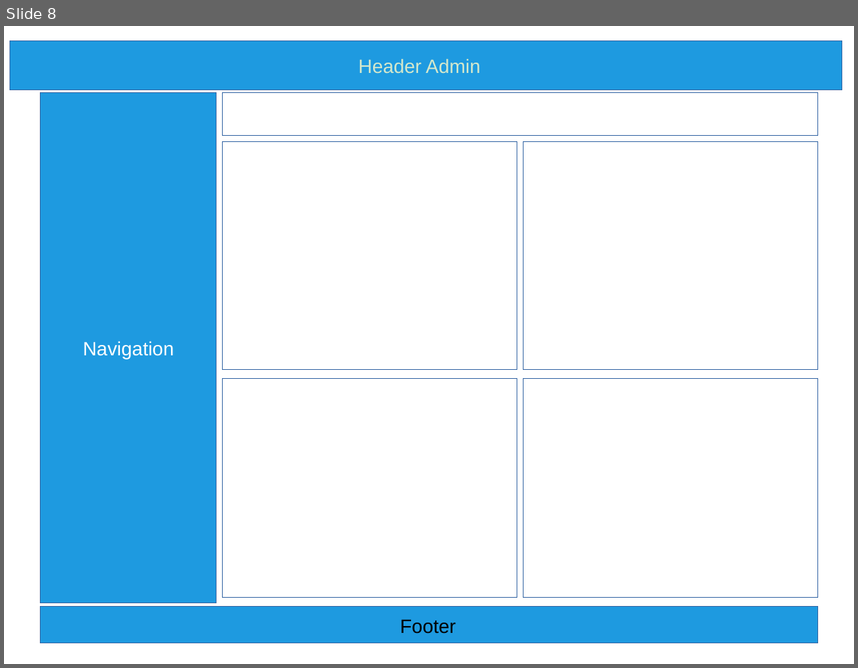
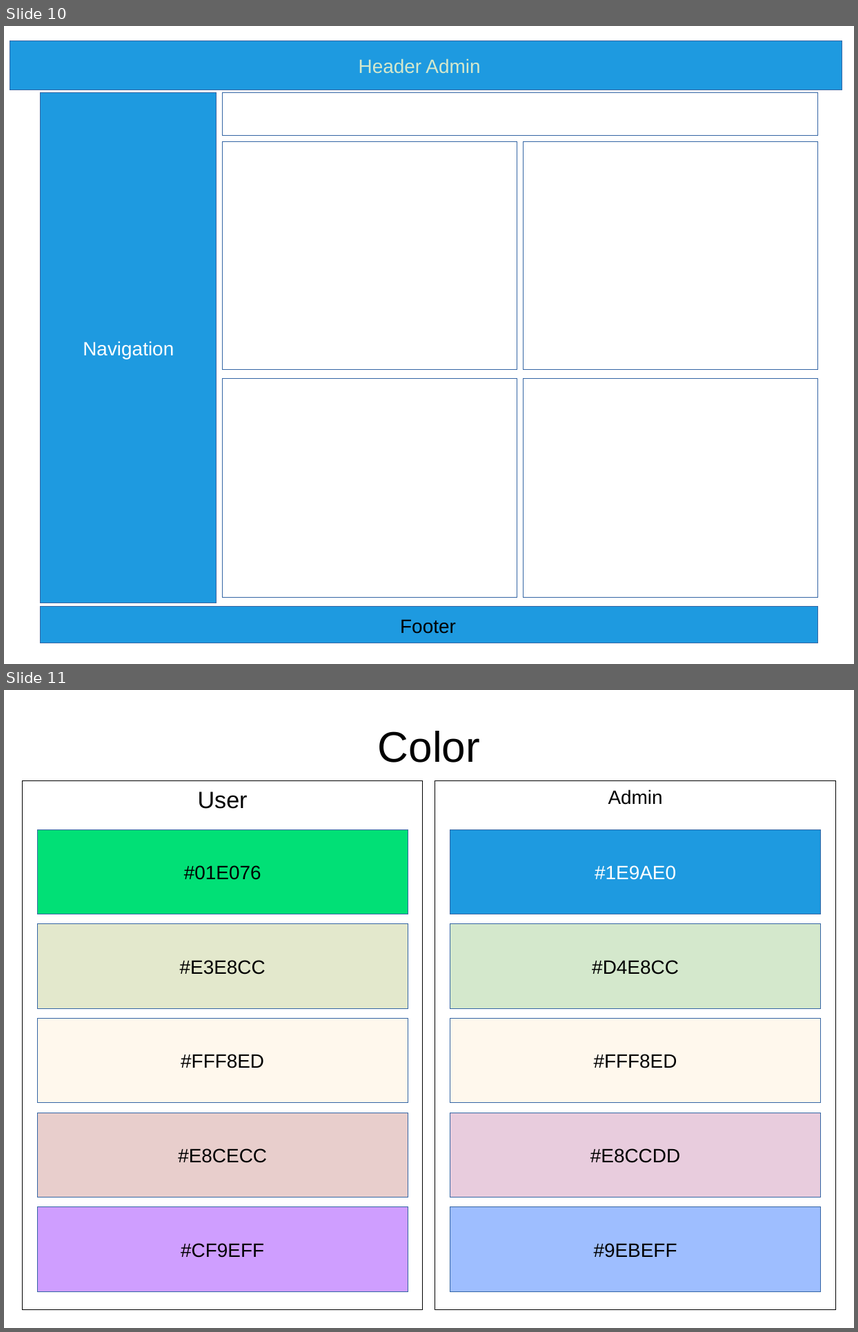
Before and after one commit to bruasu/DAWII-Bruno, a slide deck: schedule/prototype PetShop.odp. Shown one above the other, each under a label of ours: slide 8 before the commit, slides 10 and 11 after it. The pictures are 858x668 and 858x1332 pixels, drawn with LibreOffice and Linux fonts; fonts in the diff are those of the drawing. Boxes give left, top, right and bottom in pixels: in the first picture for what was removed or moved away, otherwise in the second. Text is boxed around its words. In the diff, an @@ line names an element or a change of style, - is before the commit and + after.

```diff
--- a/schedule/prototype PetShop.odp
+++ b/schedule/prototype PetShop.odp
@@ slide 11 added at box(4, 690, 854, 1328), background #FFFFFF @@
@@ title added at box(378, 731, 480, 762), 40 pt, text #000000 @@
+Color
@@ rectangle added at box(23, 781, 424, 1310), fill #FFFFFF, outline #000000 0 pt, 22 pt, text #000000 @@
+User
@@ rectangle added at box(435, 781, 836, 1310), fill #FFFFFF, outline #000000 0 pt, 18 pt, text #000000 @@
+Admin
@@ rectangle added at box(37, 829, 408, 914), fill #01E076, outline #3465A4 0 pt, 18 pt, text #000000 @@
+#01E076
@@ rectangle added at box(450, 829, 821, 914), fill #1E9AE0, outline #3465A4 0 pt, 18 pt, text #FFFFFF @@
+#1E9AE0
@@ rectangle added at box(37, 924, 408, 1009), fill #E3E8CC, outline #3465A4 0 pt, 18 pt, text #000000 @@
+#E3E8CC
@@ rectangle added at box(450, 924, 821, 1009), fill #D4E8CC, outline #3465A4 0 pt, 18 pt, text #000000 @@
+#D4E8CC
@@ rectangle added at box(37, 1018, 408, 1103), fill #FFF8ED, outline #3465A4 0 pt, 18 pt, text #000000 @@
+#FFF8ED
@@ rectangle added at box(450, 1018, 821, 1103), fill #FFF8ED, outline #3465A4 0 pt, 18 pt, text #000000 @@
+#FFF8ED
@@ rectangle added at box(37, 1113, 408, 1198), fill #E8CECC, outline #3465A4 0 pt, 18 pt, text #000000 @@
+#E8CECC
@@ rectangle added at box(450, 1113, 821, 1198), fill #E8CCDD, outline #3465A4 0 pt, 18 pt, text #000000 @@
+#E8CCDD
@@ rectangle added at box(37, 1207, 408, 1292), fill #CF9EFF, outline #3465A4 0 pt, 18 pt, text #000000 @@
+#CF9EFF
@@ rectangle added at box(450, 1207, 821, 1292), fill #9EBEFF, outline #3465A4 0 pt, 18 pt, text #000000 @@
+#9EBEFF
@@ what was slide 8 is now slide 10 @@
```
Also in this commit, not shown: 4 slides changed, 2 other slides added, 3 other files.
